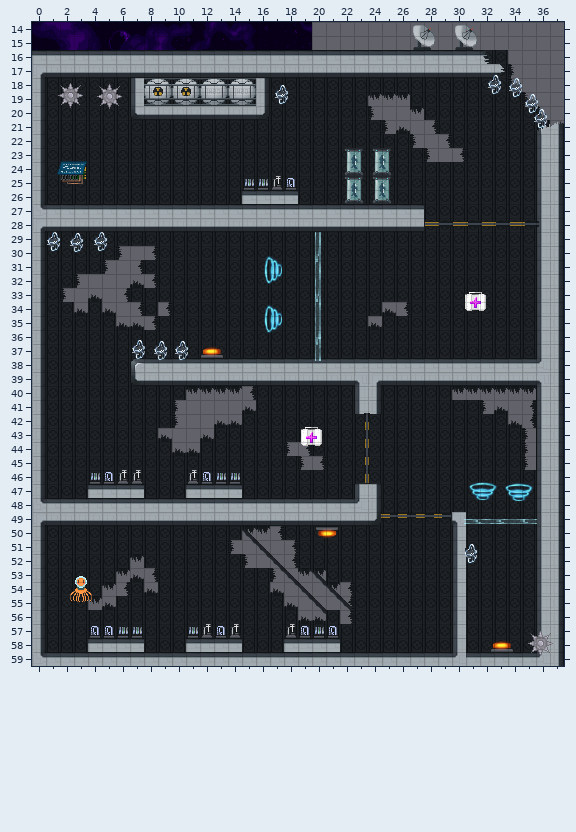
Tiled map (JSON) -- core/assets/levels/level_3/level_5.tmj. The picture above is the old version.
Cells are 16x16 px. Shown: x 0..37, y 14..59.
And afterwards:
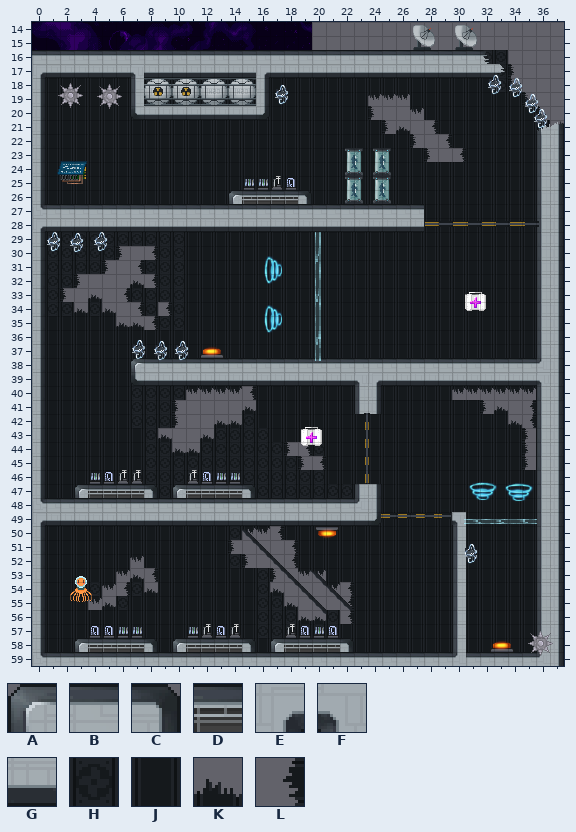
Key: from "space-tiles": A 1 "GameObject", B 2, C 3, D 6, E 28, F 30, G 34, H 64 "Background", J 82 "Background", K 135 "Background", L 150 "Background".
_ is an empty cell.
The edit:
{"where": "layer \"Tile Layer 1\""}
{"y":17,"x":16,"old":"H","new":"J"}
{"y":26,"x":14,"old":"HHHHHH","new":"JJJJJJ"}
{"y":34,"x":25,"old":"KL","new":"JJ"}
{"y":35,"x":24,"old":"K","new":"J"}
{"y":47,"x":3,"old":"HHH","new":"JJJ"}
{"y":58,"x":3,"old":"HHHHHH","new":"JJJJJJ"}
{"y":58,"x":10,"old":"HHHHHH","new":"JJJJJJ"}
{"y":58,"x":17,"old":"H","new":"J"}
{"where": "layer \"Tile Layer 2\""}
{"y":17,"x":7,"old":"G","new":"F"}
{"y":17,"x":16,"old":"G","new":"E"}
{"y":26,"x":14,"old":"_BBBB_","new":"ADDDDC"}
{"y":47,"x":3,"old":"_BBBB_","new":"ADDDDC"}
{"y":47,"x":10,"old":"_BBBB_","new":"ADDDDC"}
{"y":58,"x":3,"old":"_BBBB_","new":"ADDDDC"}
{"y":58,"x":10,"old":"_BBBB_","new":"ADDDDC"}
{"y":58,"x":17,"old":"_BBBB_","new":"ADDDDC"}
